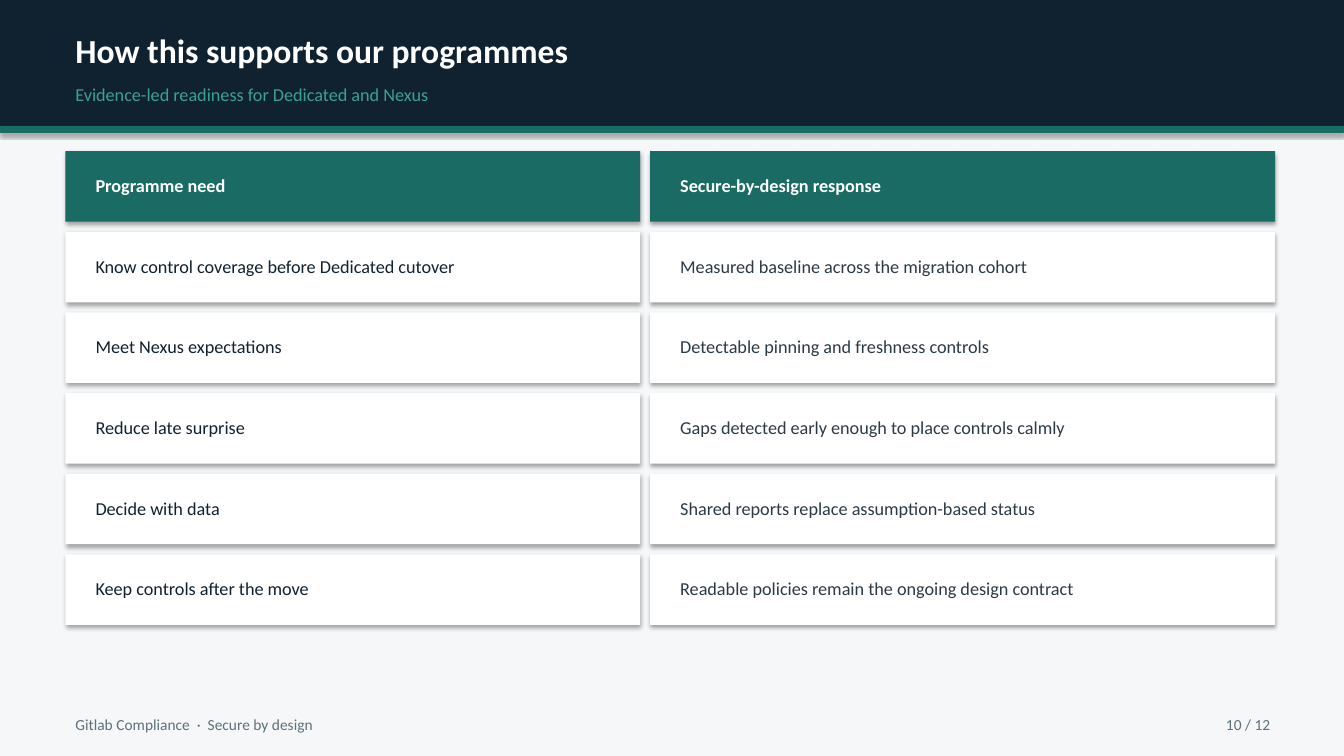
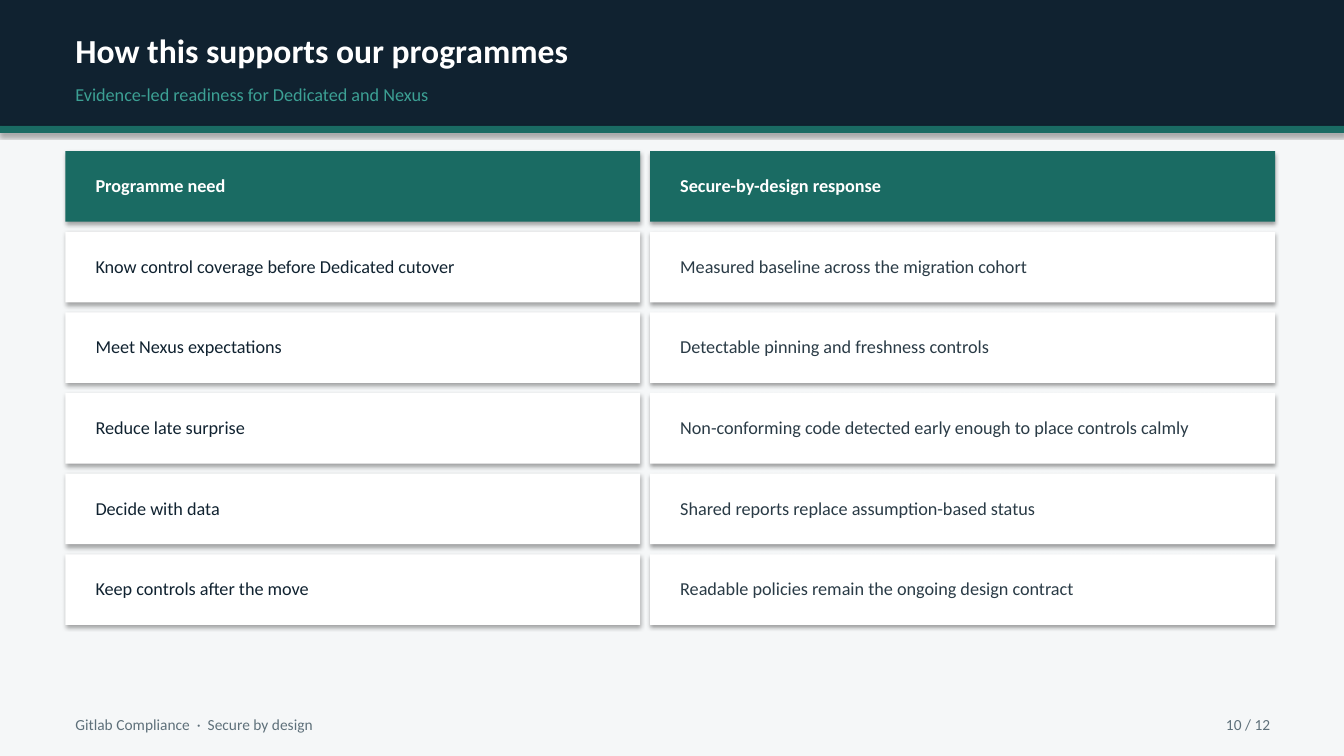
Before and after one commit to MaturityBuilder/gitlab-compliance, a slide deck: slide 10 of docs/presentations/gitlab-compliance-stakeholder-briefing.pptx. Drawn at 1344x756 pixels with LibreOffice and Linux fonts; fonts in the diff are those of the drawing. Boxes give left, top, right and bottom in pixels: in the first picture for what was removed or moved away, otherwise in the second. Text is boxed around its words. In the diff, an @@ line names an element or a change of style, - is before the commit and + after.

```diff
--- a/docs/presentations/gitlab-compliance-stakeholder-briefing.pptx
+++ b/docs/presentations/gitlab-compliance-stakeholder-briefing.pptx
@@ text at (680,421,1188,437): text changed @@
-Gaps detected early enough to place controls calmly
+Non-conforming code detected early enough to place controls calmly
```
Also in this commit, not shown: 10 other slides changed, 2 other files.
